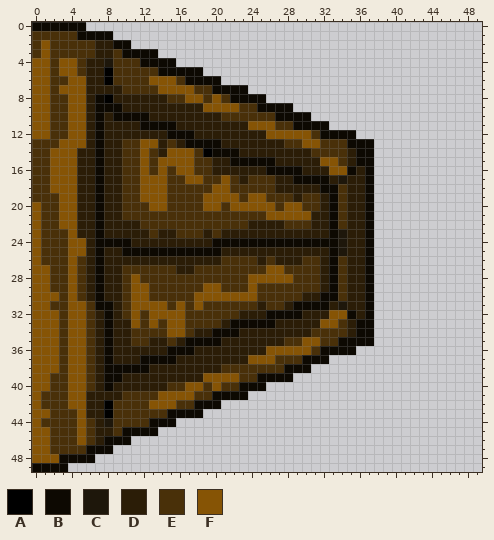
Pixel-art sprite -- assets/leftDoor-closed.png. The picture above is the old version.
The file is 50x50 pixels. Colours within 5 levels of each other are drawn and written as one.
Palette (. is transparent): A #000000  B #0d0902  C #1e170b  D #2b1d07  E #493009  F #865405
Pixels before (only the part around the change), first column x 0:
 0 BBBBBB............................................
 1 EEEEEBBBB.........................................
 2 EFEEEEEDDBB.......................................
 3 EFEEEEEDDEBBBB....................................
 4 FFEFFEDDCEEEBBBB..................................
 5 FFEFFEDDAEEEEEBBBBB...............................
 6 FFEEFFDDAEEEEFFFEBBBB.............................
 7 FFEFFFDDDDEEEEFFFFEEBBBB..........................
 8 FFEEFFDBADDDDDDEEFFEFEBBBB........................
 9 FFEEFFDBBBDDDDDDDDDFFFFEEBBBB.....................
10 FFEEFFDBDBBBBDDDDDDDDEEEEEEBBBB...................
11 FFEEFFDBDDDDBBBBDDDDDDDDFFFEEBBBB.................
12 FFEEFFDBDDDDDDDBBBDDDDDDDDFFFFFEBBBB..............
13 EEEFFFDBDDEEFFDEDBBBBDDDDDDDEEFFEEEBBB............
14 EEFFFDDBDDEEFEDFFFEABBBDDDDDDDDEEEEDBB............
15 EEFFFDDBDDEEFEFFFFEEDDBBBBBDDDDDFFEDBB............
16 EEFFFDDBDDEEFEFEFFEEDDDDDDBBBBDDDFFBDB............
17 EEFFFDDBDDEEFFFEEFFEEFEDEEEDDBBBBDCDDB............
18 EEFFFDDBDDEEFFFEEEEEFFEEEEEDDDDDBBEDDB............
19 EEEFFDDBDDEEFFFEEEEFFFFEFFEEEDEEDBEDDB............
20 FEEFFDDBDDEEEFFEEEEFFEFFFFFEFFEEDBEDDB............
21 FEEFFDDBDDEEEEEEEEEEEEEEEEFFFFFDDBEDDB............
22 FEEFFDDBDDDDEEEEEEEEEEEEDDDDEEEDDBEDDB............
23 FEEEFDDBDDDDDEDDEEEDEDDDDDDDDDDDDBCDDB............
24 FEEEFFDBBBBDDDDDDDDDBBBBBBBBBBBBBBCDDB............
25 FEEEFFDBDDBBBBBBBBBBBDDDDDDDDDDDDBCDDB............
26 FEEEFEDBDDDDDDDDDDDDDEEEEDEDDDEEDBEDDB............
27 FFEEFEDBDDEEEEEEDDEEEEEEEEFFEEEEDBEDDB............
28 FFEEFEDBDDEFEEEEEEEEEEEEFFFFFEEEDBEDDB............
29 FFEEFEDBDDEFFEEEEEEFFEEEFEEEEEEEDBEDDB............
30 FFFEFEDBDDEFFEEEEEFFFFFFFEEEEEDDBBEDDB............
31 FFEEFFEBBDEFFFFEFEFEEEEEEDEEDBBBBDCDDB............
32 FFFEFFEDBDEFEFFFFEEEEEEDDDBBBBDDDFFBDB............
33 FFFEFFEDBDDFEFEFFEEEEDBBBBBDDDDDFFEDBB............
34 FFFEFFEDBDDEEEEFFEDDBBBDDDDDDDDEEEEDBB............
35 FFFEFFEDBDDEEDDEDBBBBDDDDDDDEEFFEEBBBB............
36 FFFEFFEDBDDDDDDBBBDDDDDDDDFFFFFEBBBB..............
37 FFFEFFEDBDDDBBBBDDDDDDDDFFFEEEBBB.................
38 FFFEFFEDBBBBBDDDDDDDDEEEEEEEBBB...................
39 FFEEFFEDBBDDDDDDDDDFFFFEEBBBB.....................
40 FFEEFFEDBDDDDDDEEFFEFEEBBB........................
41 FEEEFFDDDDEEEEFFFFEEBBBB..........................
42 FEEEFFDDAEEEEFFFEEBBB.............................
43 FFEEEFDDAEEEEEEBBBB...............................
44 FEEEEFEDCEEEEBBB..................................
45 FFEEEFEDDEBBBB....................................
46 FFEEEFEDBBB.......................................
47 FFEEEEBBB.........................................
48 FFFBBBB...........................................
49 BBBB..............................................
New version:
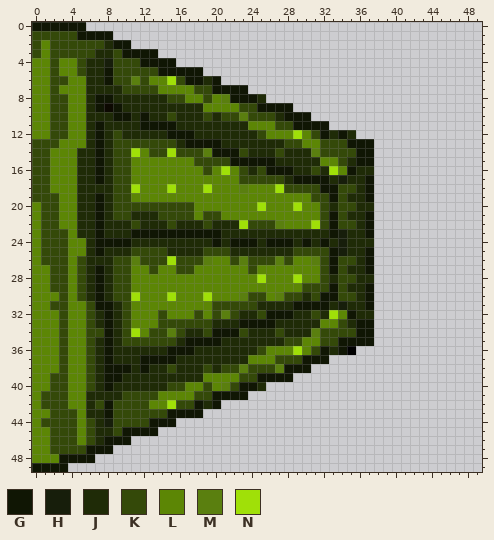
Colours new in this view: G #101604  H #171e0b  J #1f2b07  K #344909  L #5c8605  M #5a7f0f  N #a0e008
The edit:
Changed rows in their new state; - is an unchanged pixel.
first column x 0:
 0 GGGGGG--------------------------------
 1 KKKKKGGGG-----------------------------
 2 KLKKKKKKJGG---------------------------
 3 KLKKKKKJJKGGGG------------------------
 4 LLKLLKJJHKKKGGGG----------------------
 5 LLKLLKJJGKKKKKGGGGG-------------------
 6 LLKKLLJJGKKMKLLNKGGJG-----------------
 7 LLKLLLJJJJKKKKLLLLKKGGGG--------------
 8 LLKKLLJGGJJJJJJKKLLKLMGGGJ------------
 9 LLKKLLJG-GJJJJJJJJJLLLLKKGGGG---------
10 LLKKLLJJJGGJGJJKJJJKJKKMKKKJGGG-------
11 LLKKLLJGJJJJGGGGJJJJJJJJLLLKKGGGG-----
12 LLKKLLJGJKJJJJJGGGJJJJJJJKLLLNLKGJGJ--
13 KKKLLLJGJKKKKKKKJGGGGJJJJJJJKKLLKKKGGG
14 KKLLLJJGJKKNLKKNKKKMGGGKJJJKJJJMKKKKGG
15 KKLLLJJGJKKLLLLLLLKKKKGGGGGJJJJJLLKJGG
16 KKLLLJJGJKKLLLLLLLLKLNLKJKGGGJJKJNLGJJ
17 KKLLLJJGJKKLLLLLLLLLLLLKKKKKJGGGGJHJJG
18 KKLLLJJJJKKNLLLNLLLNLLLMLLLNKKKKGGKKJG
19 KKKLLJJGJKKLLLLLLLLLLLLLLLLLLLLKKGKJJG
20 LKKLLJJGJKKKKKKKKKLLLLLLLNLLLNLLKJKKJJ
21 LKKLLJJGJKKJJJKKKKLKKLLLLLLLLLLLKGKJJG
22 LKKLLJJGJJJKJJJKJJJKJJJNKKKMLLLNKGKKJG
23 LKKKLJJGJJJGGGGGGGGGGJJJJJJJJJJJJGHJJG
24 LKKKLLJGGGGJJJJJJJJJGJGGGJGGGJGJGJHJJJ
25 LKKKLLJGJJJKKKKJJJJKKKJJJJJJJKKKKGHJJG
26 LKKKLKJJJKKMKKKNKKKMLLKMKKKMKLLMKGKKJG
27 LLKKLKJGJKKLLKLLKKLLLLLLKLLLLLLLKGKJJG
28 LLKKLKJGJKKLLLLLLLLLLLLLLNLLLNLLKJKKJJ
29 LLKKLKJGJKKLLLLLLLLLLLLLLLLLLLKKKGKJJG
30 LLLKLKJGJKKNLLLNLLLNLLLMKKLMKKJKGGKKJG
31 LLKKLLKGGJKLLLLLLLLLKKKKKJJJJGGGGJHJJG
32 LLLKLLKJGJKLLLKLLLKLKMKJJKGGGJJKJNLGJJ
33 LLLKLLKJGJKLLLKKKKKKJJJGGGGJJJJJLLKJGG
34 LLLKLLKKGJKNLKKMKJJKGGGKJJJKJJJMKKKKGG
35 LLLKLLKJGJKKKKKKJGGGGJJJJJJJKKLLKKGGGG
36 LLLKLLKJGJJJJJJGGGJJJJJJJKLLLNLKGJGA--
37 LLLKLLKJGJJJGGGGJJJJJJJJLLLKKKGGG-----
38 LLLKLLKJGGGJGJJKJJJKJKKMKKKMGGG-------
39 LLKKLLKJGGJJJJJJJJJLLLLKKGGGG---------
40 LLKKLLKJGJJJJJJKKLLKLMKGGJ------------
41 LKKKLLJJJJKKKKLLLLKKGGGG--------------
42 LKKKLLJKGKKKKLLNKKGJG-----------------
43 LLKKKLJJGKKKKKKGGGG-------------------
44 LKKKKLKJHKKKKGGG----------------------
45 LLKKKLKJJKGGGG------------------------
46 LLKKKLKJGGG---------------------------
47 LLKKKKGGG-----------------------------
48 LLLGGGG-------------------------------
49 GGGG----------------------------------
Changed places in both pictures, as pixel boxes (x1, y1, x2, y2):
changed: (32, 22, 374, 472)
